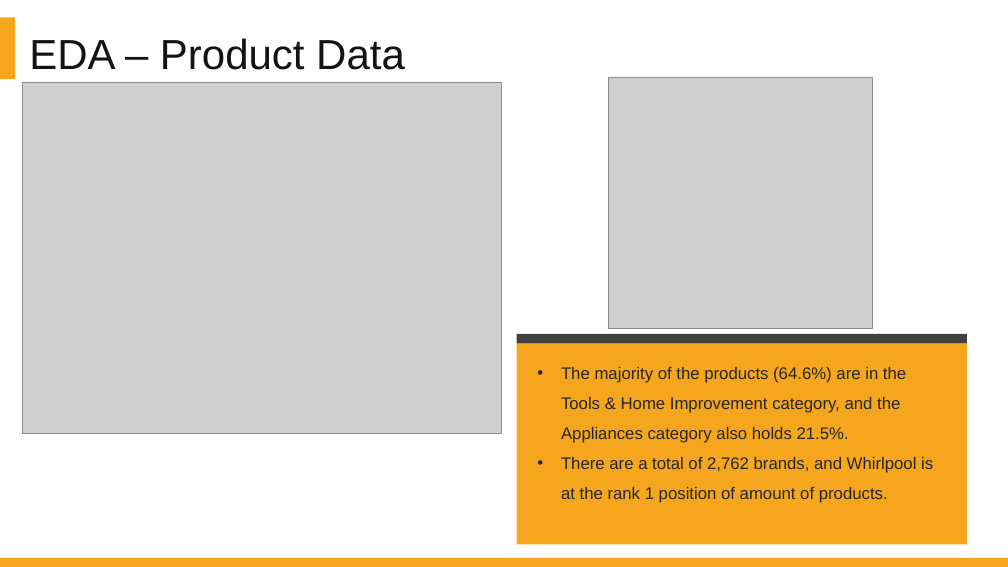
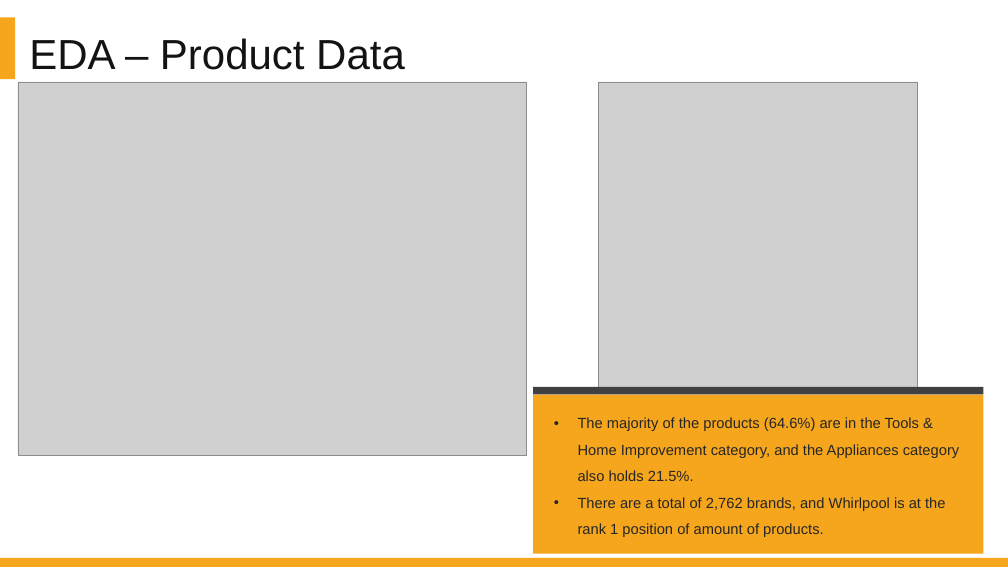
Before and after one commit to DATA-606-SPRING-2022/Jin_DATA606, a slide deck: slide 20 of presentation/Project_Presentation_EDA_v1.1.pptx (slide 19 before the commit). Drawn at 1008x567 pixels with LibreOffice and Linux fonts; fonts in the diff are those of the drawing; grey boxes stand for pictures. Boxes give left, top, right and bottom in pixels: in the first picture for what was removed or moved away, otherwise in the second. Text is boxed around its words. In the diff, an @@ line names an element or a change of style, - is before the commit and + after.

```diff
--- a/presentation/Project_Presentation_EDA_v1.1.pptx
+++ b/presentation/Project_Presentation_EDA_v1.1.pptx
@@ rectangle "EDA – Product Data": place and size @@
-rectangle "EDA – Product Data" at (29, 38, 405, 70)
+rectangle "EDA – Product Data" at (22, 23, 805, 82)
@@ picture: place and size @@
-picture at (22, 82, 502, 433)
+picture at (18, 82, 526, 454)
@@ picture: place and size @@
-picture at (609, 77, 873, 329)
+picture at (599, 82, 918, 386)
@@ rectangle: place and size @@
-rectangle at (516, 334, 967, 344)
+rectangle at (533, 387, 984, 395)
@@ rectangle: place and size @@
-rectangle at (516, 343, 967, 544)
+rectangle at (533, 395, 984, 554)
@@ text "The majority of the products ...": place and size @@
-text "The majority of the products ..." at (561, 367, 933, 503)
+text "The majority of the products ..." at (578, 417, 959, 537)
@@ text "The majority of the products ..." at (578, 417, 959, 537): size 16 to 14 pt @@
```
Also in this commit, not shown: 9 other slides changed, 1 slide added.
